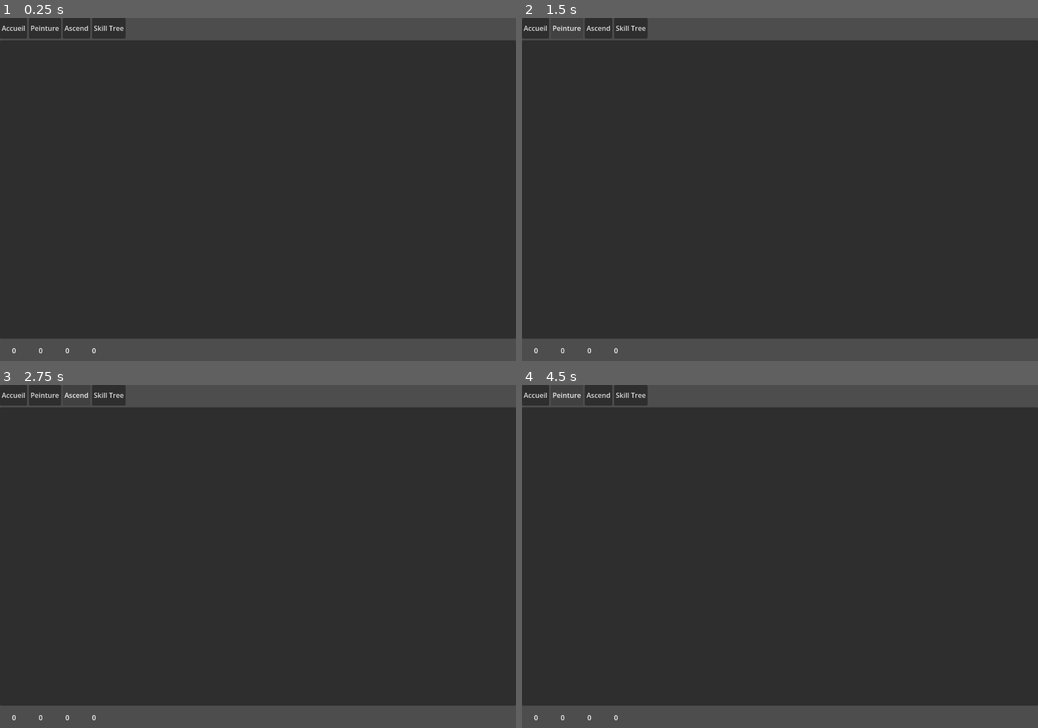
Above: before the commit, frames 1-4 (two rows, left to right).
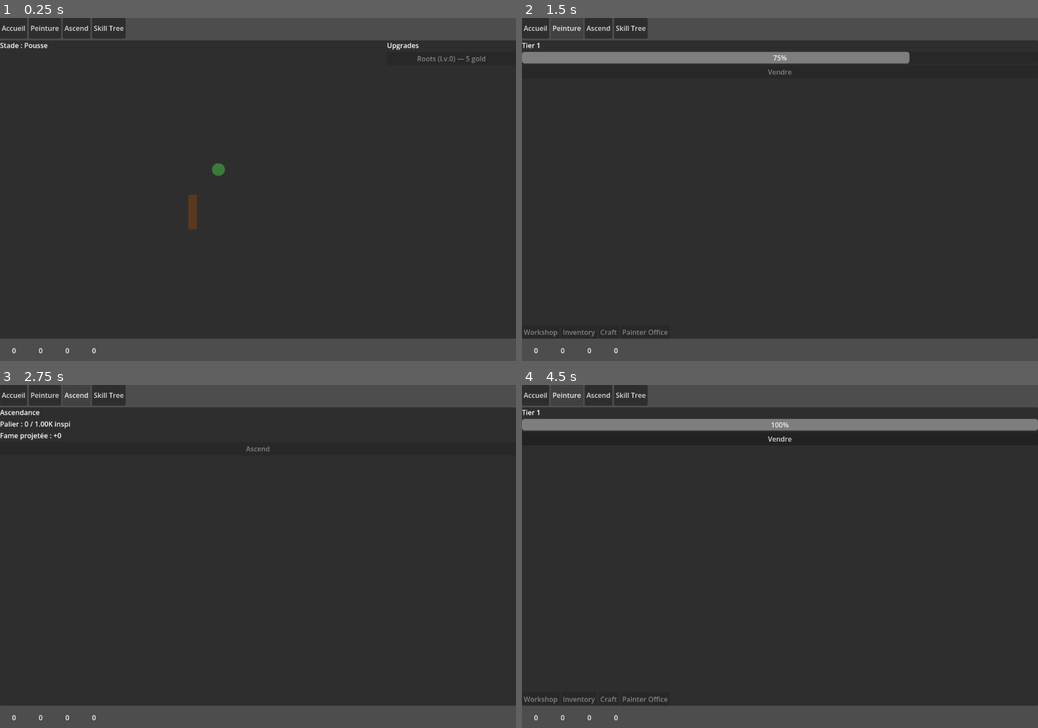
Above: after the commit, the same moments.

Repository: mitoufle/Artdle
Game: Godot game, scene res://Main.tscn
The game is run twice, just before and just after one commit, with the same random seed, the same clock (stepped at 60 frames per second) and the same inputs.
Inputs:
- Up to frame 1 (0.25 s): no input
- Up to frame 2 (1.5 s): click "Accueil" at 0.5 s; click "Peinture" at 1.25 s
- Up to frame 3 (2.75 s): click "Ascend" at 2 s
- Up to frame 4 (4.5 s): click "Skill Tree" at 2.75 s; click "Accueil" at 3.5 s; click "Peinture" at 4.25 s

The runs differ from the first frame. In frame 1, 0.5% of the frame differs, in the area x 0-94%, y 7-62%; in frame 2, 2.7%; in frame 3, 0.3%; in frame 4, 3.6%, in the area x 0-100%, y 7-93%.

Commit message:
wire all views and popups in Main.tscn — MVP playable
Phase 4 Task 14. Sets the 4 view PackedScene exports on Main and
the 4 popup PackedScene exports on PaintingView (workshop slot
reuses CanvasPopup per plan note — a dedicated workshop popup can
replace it later).
End-to-end manual test (spec §12) pending a Godot editor session:
launch → Accueil → upgrade tree parts → unlock workshop/inventory/
painter_office → Peinture canvas cycle → Ascend → Skill Tree
purchase → quit+reload round-trip.

Diff:
--- a/Main.tscn
+++ b/Main.tscn
@@ -1,7 +1,11 @@
-[gd_scene load_steps=3 format=3 uid="uid://bcdmain8artdl0"]
+[gd_scene load_steps=7 format=3 uid="uid://bcdmain8artdl0"]
 
 [ext_resource type="Script" path="res://scripts/Main.gd" id="1_main"]
 [ext_resource type="PackedScene" uid="uid://dpskjp8x1i7x" path="res://Scenes/BottomBar.tscn" id="2_bottombar"]
+[ext_resource type="PackedScene" path="res://views/AccueilView.tscn" id="3_accueil"]
+[ext_resource type="PackedScene" path="res://views/PaintingView.tscn" id="4_painting"]
+[ext_resource type="PackedScene" path="res://views/AscendancyView.tscn" id="5_ascendancy"]
+[ext_resource type="PackedScene" path="res://views/SkillTreeView.tscn" id="6_skilltree"]
 
 [node name="Main" type="Control"]
 layout_mode = 3
@@ -11,6 +15,10 @@
 grow_horizontal = 2
 grow_vertical = 2
 script = ExtResource("1_main")
+accueil_scene = ExtResource("3_accueil")
+painting_scene = ExtResource("4_painting")
+ascendancy_scene = ExtResource("5_ascendancy")
+skill_tree_scene = ExtResource("6_skilltree")
 
 [node name="MainLayout" type="CanvasLayer" parent="."]
 
--- a/views/PaintingView.tscn
+++ b/views/PaintingView.tscn
@@ -1,6 +1,10 @@
-[gd_scene load_steps=2 format=3 uid="uid://dcm3fck3p2gj7"]
+[gd_scene load_steps=6 format=3 uid="uid://dcm3fck3p2gj7"]
 
 [ext_resource type="Script" path="res://scripts/ui/views/PaintingView.gd" id="1_painting"]
+[ext_resource type="PackedScene" path="res://Scenes/CanvasPopup.tscn" id="2_canvas_popup"]
+[ext_resource type="PackedScene" path="res://Scenes/InventoryPopup.tscn" id="3_inventory_popup"]
+[ext_resource type="PackedScene" path="res://Scenes/CraftPopup.tscn" id="4_craft_popup"]
+[ext_resource type="PackedScene" path="res://Scenes/PainterOfficePopup.tscn" id="5_office_popup"]
 
 [node name="PaintingView" type="Control"]
 layout_mode = 3
@@ -10,6 +14,10 @@
 grow_horizontal = 2
 grow_vertical = 2
 script = ExtResource("1_painting")
+workshop_popup_scene = ExtResource("2_canvas_popup")
+inventory_popup_scene = ExtResource("3_inventory_popup")
+craft_popup_scene = ExtResource("4_craft_popup")
+painter_office_popup_scene = ExtResource("5_office_popup")
 
 [node name="VBoxContainer" type="VBoxContainer" parent="."]
 layout_mode = 1
